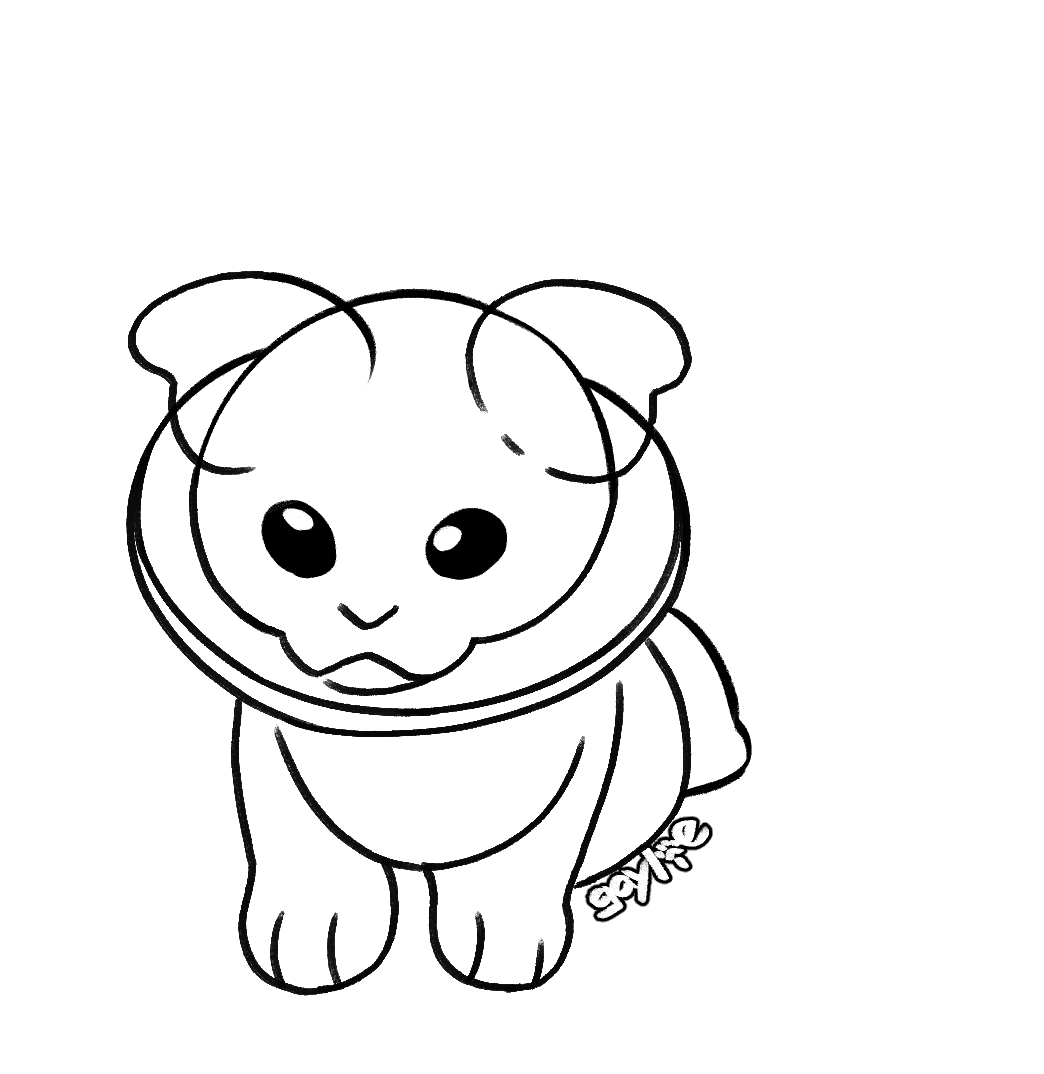
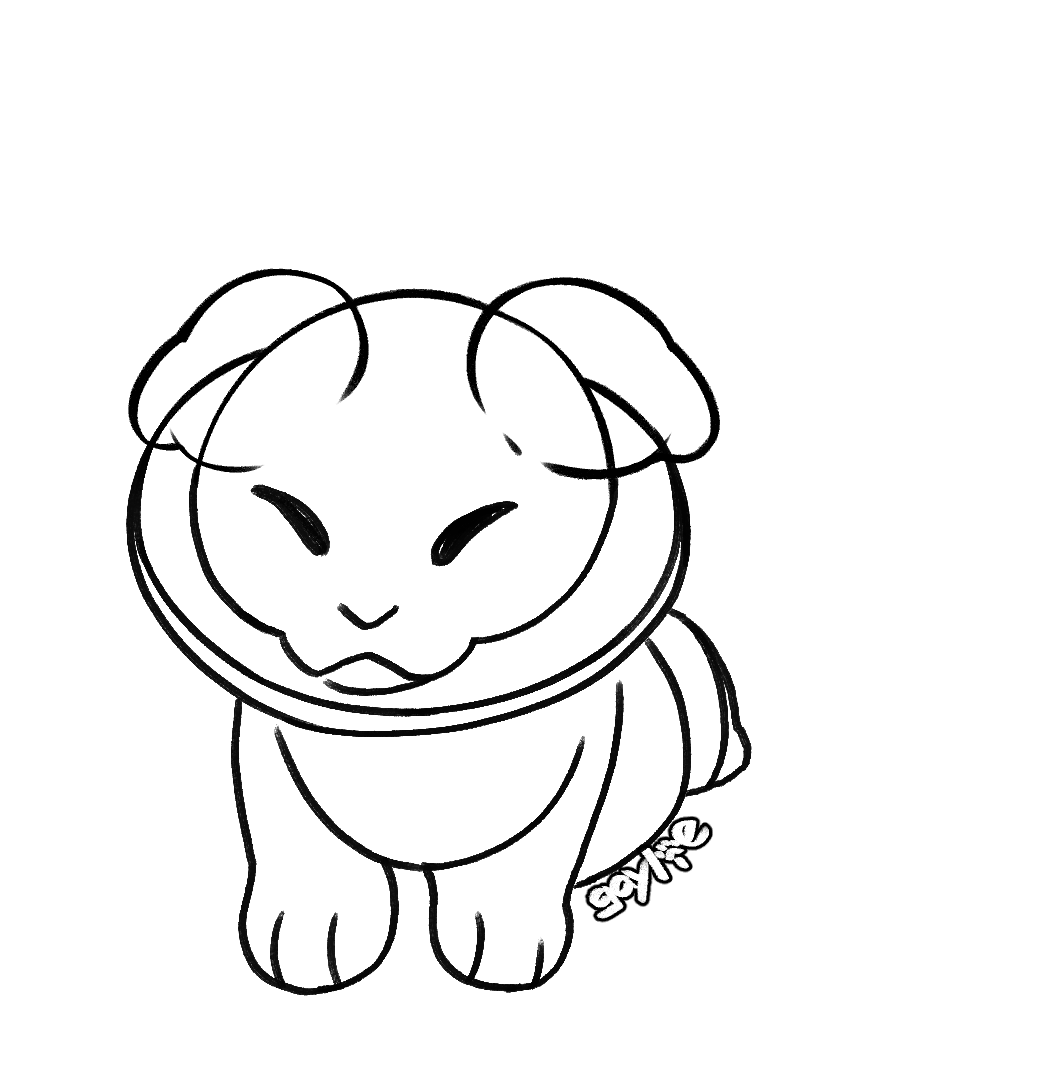
Layers edited between the first and the second 1044x1074 image:
added layer "drop" in group "ears" over [128, 268, 720, 480]
hid "bob" over [128, 257, 692, 484]
hid "closed case" over [665, 607, 752, 799]
showed "open case" over [667, 607, 752, 797]
hid "bead" over [261, 500, 508, 580]
showed "closed" over [250, 484, 519, 567]
